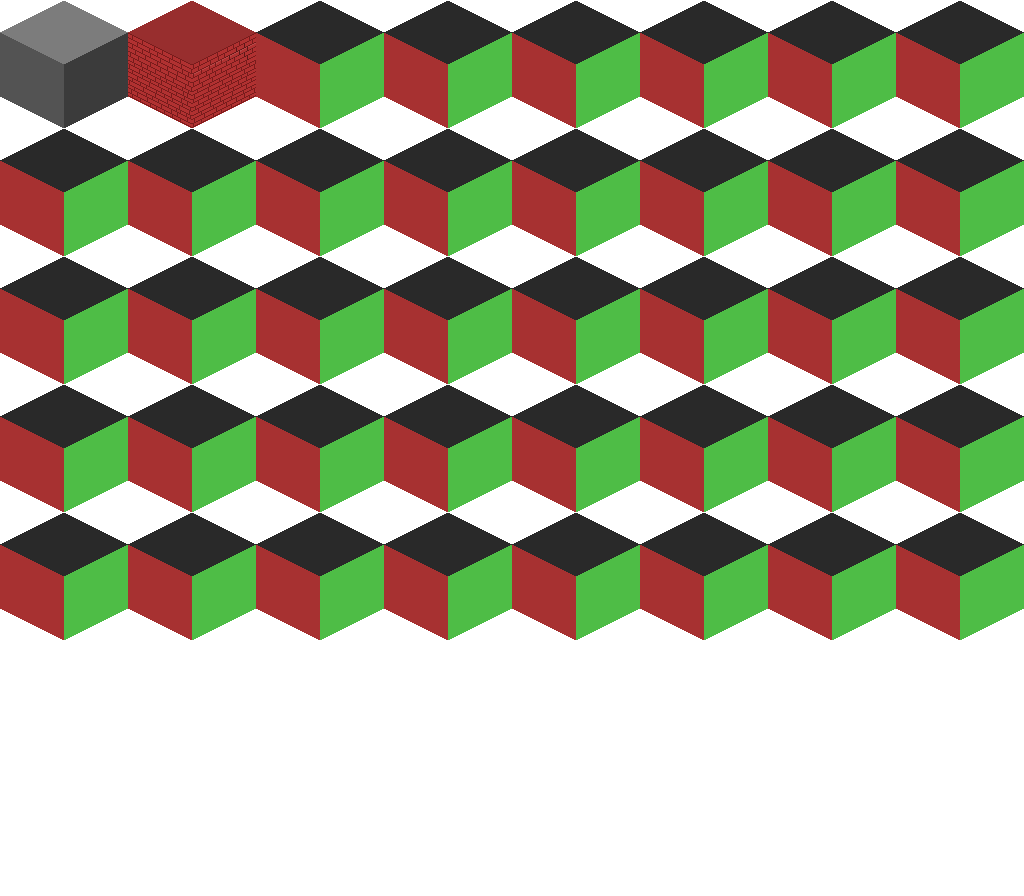
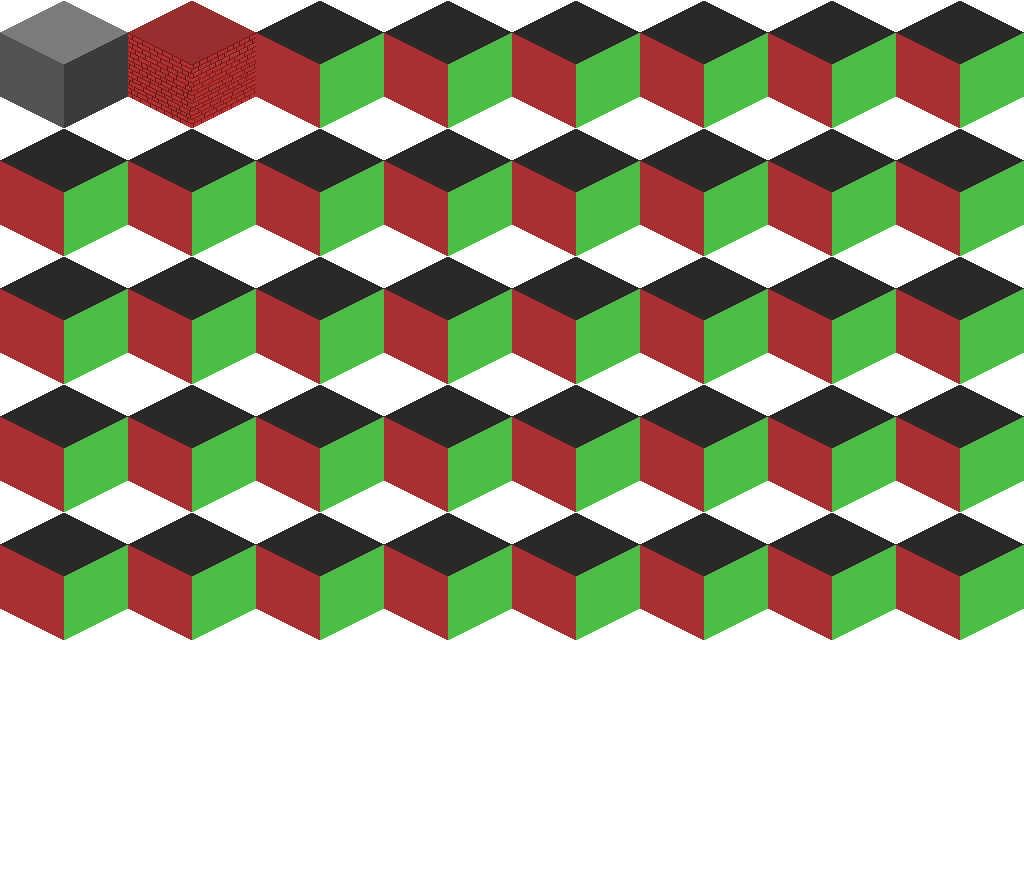
The second w=1024, h=896 image is a revision of the first. Changes to its layers:
painted on "Calque 124" over left=192, top=33, right=256, bottom=128
painted on "Calque 123" over left=128, top=33, right=192, bottom=128
